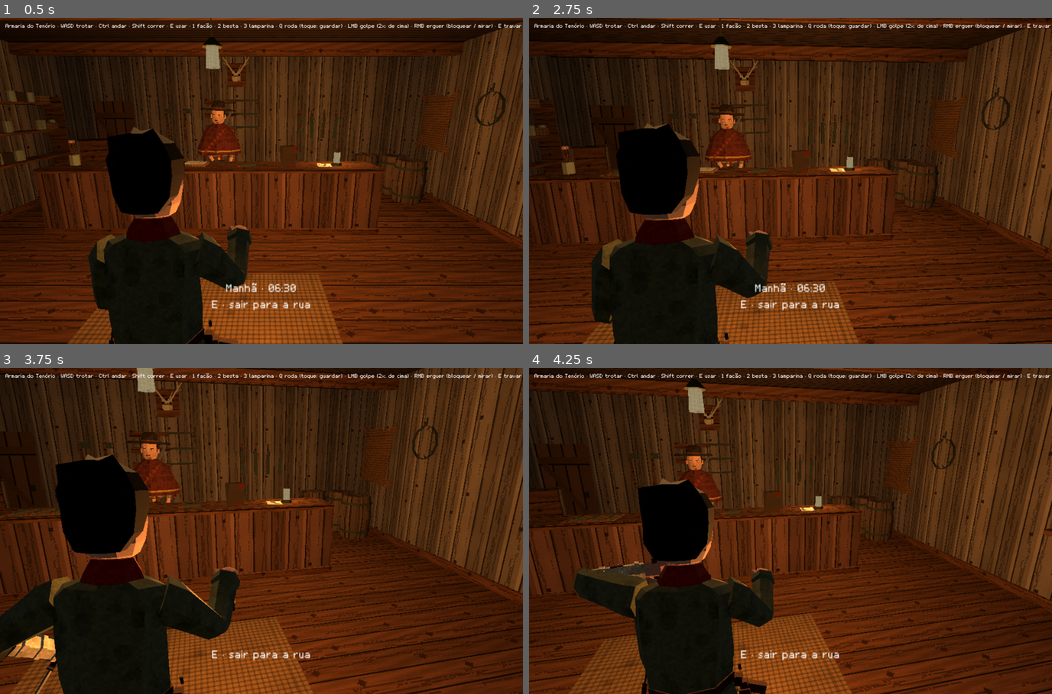
Above: before the commit, frames 1-4 (two rows, left to right).
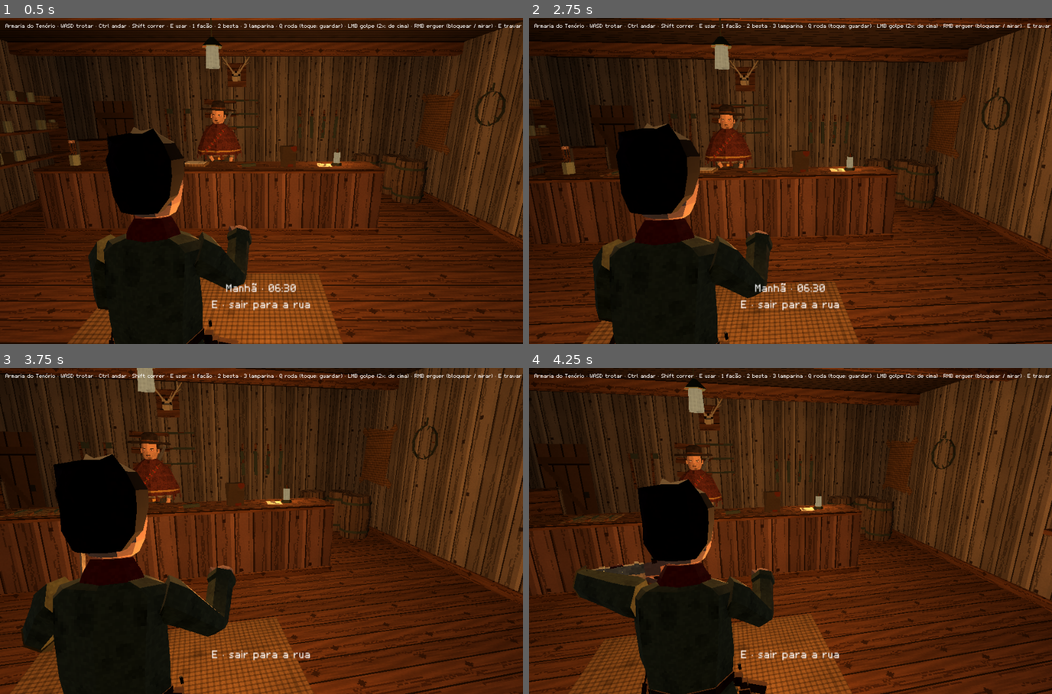
Above: after the commit, the same moments.

Repository: KaiD3v/horror-game
Game: Godot game, scene res://scenes/interiors/armaria.tscn
Two runs of this game, one before a commit and one after it. Both use one fixed random seed, a clock stepped at 60 frames per second and the inputs below. This scene is started directly instead of the project's main scene.
Inputs (mouse positions are in pixels of both pictures, inside the frame that each line leads up to):
- Up to frame 1 (0.5 s): no input
- Up to frame 2 (2.75 s): tap Enter (restart) at 0.5 s; move the mouse to (816, 181) at 0.52 s; hold 2 (crossbow) 0.53-1.28 s; hold W (forward) from 0.53 s (still down); click (816, 181) at 0.67 s; tap C (crouch) at 0.8, 1.35 s; move the mouse to (764, 181) at 1.27 s; tap 1 (draw) at 1.55 s; move the mouse to (800, 174) at 2.02 s; hold 1 (draw) from 2.03 s (still down); tap Shift (sprint) at 2.3 s
- Up to frame 3 (3.75 s): keep holding W (forward); move the mouse to (256, 537) at 2.77 s; release 1 (draw) at 2.78 s; tap Shift (sprint) at 2.85 s; click (256, 537) at 2.92 s; tap Ctrl (walk) at 3.05 s; move the mouse to (298, 534) at 3.52 s; hold Ctrl (walk) from 3.53 s (still down)
- Up to frame 4 (4.25 s): keep holding W (forward); keep holding Ctrl (walk); tap 2 (crossbow) at 3.8 s

Frame 1 is identical in both runs. In frame 2, 0.2% of the frame differs, in the area x 11-47%, y 32-100%; in frame 3, 2.5%, in the area x 0-46%, y 26-100%; in frame 4, nothing differs.

Commit message:
fix(anim): carried weapons walk, machete held up and out
The carried machete/crossbow played a static pose (the legs blend was
never weighted). Now each weapon has its own idle/walk/jog/run cycles in
protagonista_rig.py (same legs as the lantern sets), the machete with
the arm out ahead and the blade raised, swinging with the step; the
crossbow's rail bolt/string is laid over from Carry_Crossbow[_Empty].
Test: a foot moves under the carried weapon while jogging.

Co-Authored-By: Claude Opus 5.5 <noreply@anthropic.com>

Diff:
--- a/godot_demo/scripts/player/player.gd
+++ b/godot_demo/scripts/player/player.gd
@@ -112,6 +112,7 @@
 	tree = PlayerAnimation.build(model, Nodes.find_first(model, "AnimationPlayer"))
 	shot = tree.tree_root.get_node("shot"); aim_anim = tree.tree_root.get_node("aim")
 	carry_anim = tree.tree_root.get_node("x_carry")
+	tree.set("parameters/x_low/blend_amount", 1.0)  # the carried crossbow's bolt / string: always from x_carry
 	coat = CoatPhysics.setup(skeleton)
 	condition = PlayerCondition.new(self); add_child(condition)
 	hook = LanternHook.new(); hook.bone = skeleton.find_bone("lantern"); hook.active = false
@@ -443,7 +444,8 @@
 		tree.set("parameters/%s_walk_ts/scale" % p, clamp(moving / WALK_SPEED, 1.0, JOG_SPEED / WALK_SPEED))
 		tree.set("parameters/%s_jog_ts/scale" % p, clamp(moving / JOG_SPEED, WALK_SPEED / JOG_SPEED, RUN_SPEED / JOG_SPEED))
 		tree.set("parameters/%s_run_ts/scale" % p, RUN_SPEED / RUN_STRIDE)
-		tree.set("parameters/%s_crouch/blend_amount" % p, clamp(moving / CROUCH_SPEED, 0.0, 1.0))
+		if p == "l" or p == "f":
+			tree.set("parameters/%s_crouch/blend_amount" % p, clamp(moving / CROUCH_SPEED, 0.0, 1.0))
 	# hung but the clip has it in hand (machete, crossbow, death): keep it on the hook
 	var own_clip := (action == "" or action == "Stow_Lantern" or action == "Crouch_Down_Free") 		and (mode == Mode.EXPLORE or mode == Mode.CROUCH)
 	hook.active = not lantern_out and not own_clip
--- a/godot_demo/scripts/player/player_animation.gd
+++ b/godot_demo/scripts/player/player_animation.gd
@@ -2,7 +2,7 @@
 # sheathe, attacks, dodge, hit) play over the mode:
 #   idle --+                 guard / block (Blend2) --+
 #   walk/jog/sprint (x2: lantern in hand l_, on the hook f_) -- l_/f_explore -- hands (Blend2)       walk legs -----+-- combat (Blend2, legs only)
-#   machete / crossbow carried low over the c_/x_ legs <-> raised (combat / xbow): combat_ready, xbow_ready
+#   machete / crossbow carried low (c_/x_explore: their own idle/walk/jog/sprint) <-> raised: combat_ready, xbow_ready
 #   explore / combat_ready / death / crouch / xbow_ready -- mode (Transition) -- action (OneShot <- shot) -- output
 # Player drives it by the parameters: <l|f>_explore, _jog_mix, _run_mix, _walk_ts... (see player.gd).
 class_name PlayerAnimation
@@ -26,8 +26,8 @@
 	bt.connect_node("hands", 0, "l_explore"); bt.connect_node("hands", 1, "f_explore")
 	bt.connect_node("crouch_hands", 0, "l_crouch"); bt.connect_node("crouch_hands", 1, "f_crouch")
 
-	for c in ["c", "x"]:  # the legs under a carried weapon (machete, crossbow): the hands-free set
-		_locomotion(bt, anim, c, "Free")
+	for c in [["c", "Machete"], ["x", "Crossbow"]]:  # a drawn weapon carried low: its own idle / walk / jog / sprint
+		_locomotion(bt, anim, c[0], c[1])
 	bt.add_node("guard", anim.call("Combat_Idle"))
 	bt.add_node("block_pose", anim.call("Block"))     # RMB held: the machete raised across
 	bt.add_node("block", AnimationNodeBlend2.new())
@@ -39,13 +39,17 @@
 	bt.add_node("walk3", anim.call("Walk_Lantern"))
 	bt.add_node("xbow", _legs_only(ap))
 	bt.connect_node("xbow", 0, "aim"); bt.connect_node("xbow", 1, "walk3")
-	# drawn but not raised (RMB raises): the weapon carried low over the walk / jog / sprint legs
-	for w in [["c", "Carry_Machete", "combat"], ["x", "Carry_Crossbow_Empty", "xbow"]]:
-		bt.add_node(w[0] + "_carry", anim.call(w[1]))
-		bt.add_node(w[0] + "_low", _legs_only(ap))
-		bt.connect_node(w[0] + "_low", 0, w[0] + "_carry"); bt.connect_node(w[0] + "_low", 1, w[0] + "_explore")
-		bt.add_node(w[2] + "_ready", AnimationNodeBlend2.new())  # carried <-> raised
-		bt.connect_node(w[2] + "_ready", 0, w[0] + "_low"); bt.connect_node(w[2] + "_ready", 1, w[2])
+	# drawn but not raised (RMB raises): carried low (c_ / x_explore). On the carried crossbow, whether a bolt is on
+	# the rail comes from x_carry (Carry_Crossbow[_Empty]: only its string and rail bolt)
+	bt.add_node("x_carry", anim.call("Carry_Crossbow_Empty"))
+	var bolt := AnimationNodeBlend2.new(); bolt.filter_enabled = true
+	for b in ["xbow.string", "bolt.rail"]:
+		bolt.set_filter_path(NodePath("%s:%s" % [_skeleton_path(ap), b]), true)
+	bt.add_node("x_low", bolt)
+	bt.connect_node("x_low", 0, "x_explore"); bt.connect_node("x_low", 1, "x_carry")
+	for w in [["c_explore", "combat"], ["x_low", "xbow"]]:
+		bt.add_node(w[1] + "_ready", AnimationNodeBlend2.new())  # carried <-> raised
+		bt.connect_node(w[1] + "_ready", 0, w[0]); bt.connect_node(w[1] + "_ready", 1, w[1])
 
 	bt.add_node("death", anim.call("Death"))
 	var mode_node := AnimationNodeTransition.new(); mode_node.input_count = MODE_INPUTS.size(); mode_node.xfade_time = 0.2
@@ -83,6 +87,11 @@
 	bt.connect_node(p + "_explore", 0, p + "_idle"); bt.connect_node(p + "_explore", 1, p + "_run_mix")
 
 
+static func _skeleton_path(ap: AnimationPlayer) -> String:  # the tracks' skeleton, as Walk_Lantern names it
+	var walk_anim := ap.get_animation("Walk_Lantern")
+	return String(walk_anim.track_get_path(0)).get_slice(":", 0)
+
+
 ## Blend2 where only the legs (and the front/back coat flaps they push) follow the walk on input 1; the side flaps
 ## stay with input 0, because the drawn machete and crossbow are child bones of them.
 static func _legs_only(ap: AnimationPlayer) -> AnimationNodeBlend2:
--- a/godot_demo/tests/test_treino.gd
+++ b/godot_demo/tests/test_treino.gd
@@ -257,10 +257,15 @@
 	var p0 := player.global_position; var r0 := player.rotation.y
 	await wait(0.5)
 	check(not player.raised and player.raise_amt < 0.01 and in_hand.call(), "the %s carried low, still in his fist" % what)
-	Input.action_press("right"); await wait(1.2); await shot("2h_carry_" + what)
+	Input.action_press("right"); await wait(0.8)
+	var sk := player.skeleton; var foot := sk.find_bone("foot.L")
+	var f0 := sk.get_bone_global_pose(foot).origin; await wait(0.25)
+	var stepped := sk.get_bone_global_pose(foot).origin.distance_to(f0)
+	await wait(0.15); await shot("2h_carry_" + what)
 	var v := Vector2(player.velocity.x, player.velocity.z).length()
 	var facing := (-player.global_basis.z).dot(player.pivot.global_basis.x)
 	Input.action_release("right"); await wait(0.4)
+	check(stepped > 0.1, "...his legs walk under it (a foot moved %.2f m in 0.25 s)" % stepped)
 	check(absf(v - Player.JOG_SPEED) < 0.05 and facing > 0.9 and absf(player.cam_now.fov - Player.CAM_EXPLORE.fov) < 1.0,
 		"...he jogs with it (%.2f m/s), turning where he goes (%.2f), the explore camera" % [v, facing])
 	player.global_position = p0; player.velocity = Vector3.ZERO; player.rotation.y = r0; player.coat.reset()
Binary file changed: godot_demo/models/characters/protagonista.glb
Not shown, changed: blender/personagens/protagonista.blend
Not shown, changed: docs/VILAREJO.md
